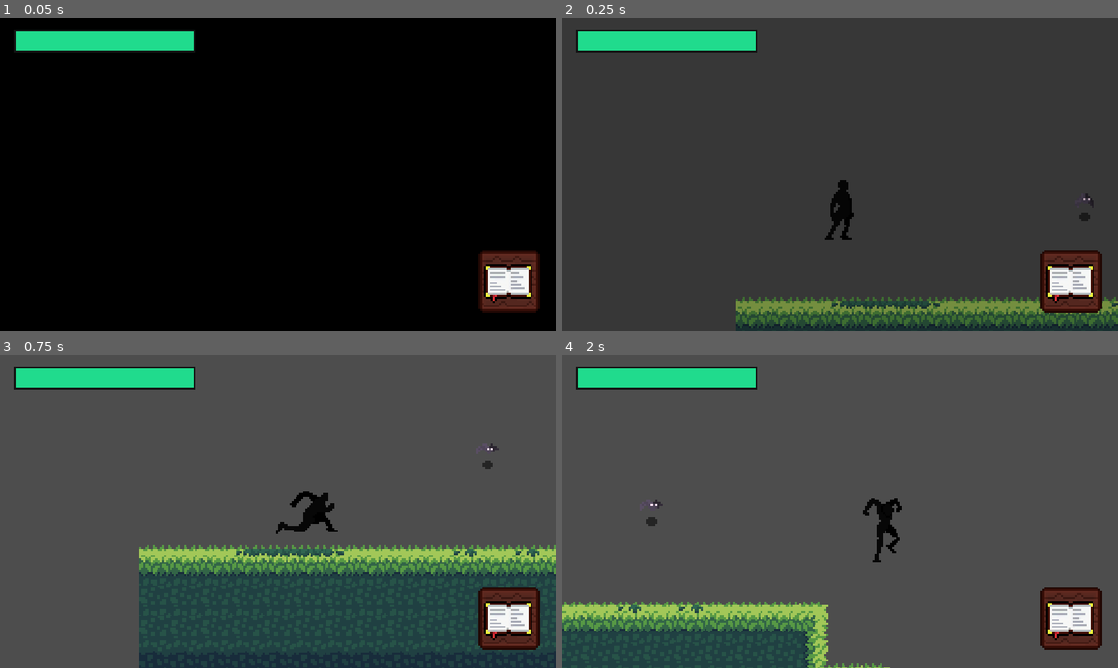
Above: before the commit, frames 1-4 (two rows, left to right).
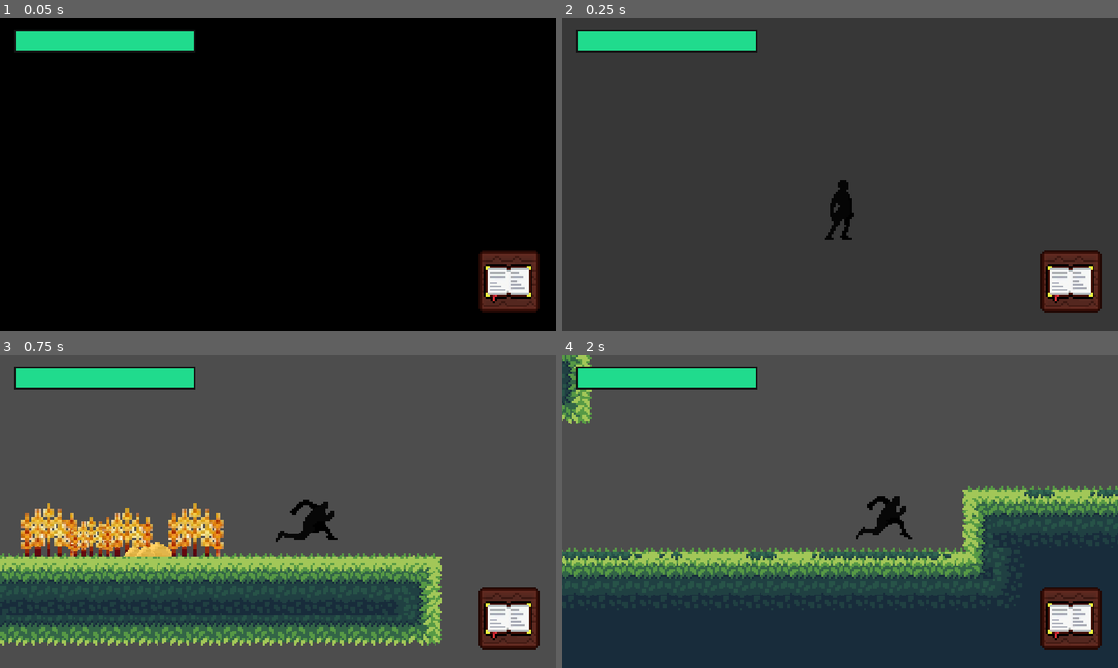
Above: after the commit, the same moments.

Repository: youswiftlmao/sillouette-chef
Game: Godot game, scene res://scenes/game.tscn
The game is run twice, just before and just after one commit, with the same random seed, the same clock (stepped at 60 frames per second) and the same inputs.
Inputs:
- Up to frame 1 (0.05 s): no input
- Up to frame 2 (0.25 s): no input
- Up to frame 3 (0.75 s): tap Enter at 0.5 s; hold D (right) from 0.53 s (still down); tap Alt at 0.6 s
- Up to frame 4 (2 s): keep holding D (right); tap W (jump) at 0.77, 1.52 s; tap Shift at 1.35 s

Frame 1 is identical in both runs. In frame 2, 4.7% of the frame differs, in the area x 31-100%, y 56-100%; in frame 3, 30%; in frame 4, 39%, in the area x 0-100%, y 0-100%.

Commit message:
working on cobat system make the chase system for the enemy added a fade in fade out for chaging level but it caused a bug making everything ignore mouse input i swear logical error pmo almost finished lvl1 lvl design and 1 pick up remaining

Diff:
--- a/scenes/bat.tscn
+++ b/scenes/bat.tscn
@@ -1,6 +1,23 @@
 [gd_scene format=3 uid="uid://bhlpagmp7x882"]
 
+[ext_resource type="Script" uid="uid://bqtmysmd328ym" path="res://scripts/bat.gd" id="1_cnldk"]
 [ext_resource type="Texture2D" uid="uid://cnev2q58hvatw" path="res://assets/Bat.png" id="1_uhqni"]
+
+[sub_resource type="AtlasTexture" id="AtlasTexture_8qtcx"]
+atlas = ExtResource("1_uhqni")
+region = Rect2(0, 64, 16, 16)
+
+[sub_resource type="AtlasTexture" id="AtlasTexture_x4bhu"]
+atlas = ExtResource("1_uhqni")
+region = Rect2(0, 80, 16, 16)
+
+[sub_resource type="AtlasTexture" id="AtlasTexture_k0o7o"]
+atlas = ExtResource("1_uhqni")
+region = Rect2(0, 96, 16, 16)
+
+[sub_resource type="AtlasTexture" id="AtlasTexture_67y1s"]
+atlas = ExtResource("1_uhqni")
+region = Rect2(0, 112, 16, 16)
 
 [sub_resource type="AtlasTexture" id="AtlasTexture_cnldk"]
 atlas = ExtResource("1_uhqni")
@@ -22,8 +39,49 @@
 atlas = ExtResource("1_uhqni")
 region = Rect2(0, 48, 16, 16)
 
+[sub_resource type="AtlasTexture" id="AtlasTexture_p5otw"]
+atlas = ExtResource("1_uhqni")
+region = Rect2(0, 144, 16, 16)
+
+[sub_resource type="AtlasTexture" id="AtlasTexture_vjjhm"]
+atlas = ExtResource("1_uhqni")
+region = Rect2(0, 160, 16, 16)
+
+[sub_resource type="AtlasTexture" id="AtlasTexture_n8eff"]
+atlas = ExtResource("1_uhqni")
+region = Rect2(0, 176, 16, 16)
+
+[sub_resource type="AtlasTexture" id="AtlasTexture_rrah6"]
+atlas = ExtResource("1_uhqni")
+region = Rect2(0, 192, 16, 16)
+
+[sub_resource type="AtlasTexture" id="AtlasTexture_drkvk"]
+atlas = ExtResource("1_uhqni")
+region = Rect2(0, 208, 16, 16)
+
+[sub_resource type="AtlasTexture" id="AtlasTexture_y1j7x"]
+atlas = ExtResource("1_uhqni")
+region = Rect2(0, 224, 16, 16)
+
 [sub_resource type="SpriteFrames" id="SpriteFrames_8qtcx"]
 animations = [{
+"frames": [{
+"duration": 1.0,
+"texture": SubResource("AtlasTexture_8qtcx")
+}, {
+"duration": 1.0,
+"texture": SubResource("AtlasTexture_x4bhu")
+}, {
+"duration": 1.0,
+"texture": SubResource("AtlasTexture_k0o7o")
+}, {
+"duration": 1.0,
+"texture": SubResource("AtlasTexture_67y1s")
+}],
+"loop": false,
+"name": &"atack",
+"speed": 5.0
+}, {
 "frames": [{
 "duration": 1.0,
 "texture": SubResource("AtlasTexture_cnldk")
@@ -43,6 +101,29 @@
 "loop": true,
 "name": &"default",
 "speed": 8.01
+}, {
+"frames": [{
+"duration": 1.0,
+"texture": SubResource("AtlasTexture_p5otw")
+}, {
+"duration": 1.0,
+"texture": SubResource("AtlasTexture_vjjhm")
+}, {
+"duration": 1.0,
+"texture": SubResource("AtlasTexture_n8eff")
+}, {
+"duration": 1.0,
+"texture": SubResource("AtlasTexture_rrah6")
+}, {
+"duration": 1.0,
+"texture": SubResource("AtlasTexture_drkvk")
+}, {
+"duration": 1.0,
+"texture": SubResource("AtlasTexture_y1j7x")
+}],
+"loop": false,
+"name": &"die",
+"speed": 5.0
 }]
 
 [sub_resource type="CircleShape2D" id="CircleShape2D_uhqni"]
@@ -54,11 +135,12 @@
 
 [node name="bat" type="CharacterBody2D" unique_id=1777148116]
 scale = Vector2(1.1029655, 1.1029655)
+script = ExtResource("1_cnldk")
 
-[node name="AnimatedSprite2D" type="AnimatedSprite2D" parent="." unique_id=1393438554]
+[node name="bat" type="AnimatedSprite2D" parent="." unique_id=1393438554]
 sprite_frames = SubResource("SpriteFrames_8qtcx")
 autoplay = "default"
-frame_progress = 0.5717432
+frame_progress = 0.3265112
 
 [node name="detection area" type="Area2D" parent="." unique_id=564653904]
 
@@ -77,3 +159,6 @@
 position = Vector2(0, -2.7199402)
 scale = Vector2(1.3124406, 1.3124406)
 shape = SubResource("CircleShape2D_48wkk")
+
+[connection signal="body_entered" from="detection area" to="." method="_on_detection_area_body_entered"]
+[connection signal="body_exited" from="detection area" to="." method="_on_detection_area_body_exited"]
--- a/scenes/game.tscn
+++ b/scenes/game.tscn
@@ -998,7 +998,7 @@
 script = ExtResource("1_ca42v")
 
 [node name="thechef" parent="." unique_id=241996407 instance=ExtResource("1_uwrxv")]
-position = Vector2(-58, -58)
+position = Vector2(2025, -332)
 
 [node name="TileMap" type="TileMap" parent="." unique_id=2128948057]
 tile_set = SubResource("TileSet_lbhrr")
@@ -1092,6 +1092,7 @@
 libraries/ = SubResource("AnimationLibrary_kvuet")
 
 [node name="wheat" type="TextureButton" parent="pickups" unique_id=609008895]
+z_index = 2
 offset_left = 1985.0
 offset_top = -254.0
 offset_right = 2015.0
--- /dev/null
+++ b/scenes/texture_button.tscn
@@ -0,0 +1,13 @@
+[gd_scene format=3 uid="uid://qcg3ltwyxqkr"]
+
+[ext_resource type="Texture2D" uid="uid://dmhh3luq3ohhe" path="res://assets/inv.png" id="1_pom25"]
+[ext_resource type="Texture2D" uid="uid://b4m41m1q6oghd" path="res://assets/inv open.png" id="2_7k1tt"]
+[ext_resource type="Texture2D" uid="uid://bvhfw81gwrpnx" path="res://assets/DONE.png" id="3_qkt4e"]
+
+[node name="TextureButton" type="TextureButton" unique_id=1909682196]
+offset_right = 40.0
+offset_bottom = 40.0
+scale = Vector2(10.112989, 10.112989)
+texture_normal = ExtResource("1_pom25")
+texture_pressed = ExtResource("2_7k1tt")
+texture_hover = ExtResource("3_qkt4e")
--- a/scenes/transition.tscn
+++ b/scenes/transition.tscn
@@ -66,6 +66,7 @@
 anchor_bottom = 1.0
 grow_horizontal = 2
 grow_vertical = 2
+mouse_filter = 2
 color = Color(0, 0, 0, 1)
 
 [node name="AnimationPlayer" type="AnimationPlayer" parent="." unique_id=1501328998]
--- /dev/null
+++ b/scripts/bat.gd
@@ -0,0 +1,26 @@
+extends CharacterBody2D
+
+var speed = 30
+var playerchase = false
+var player = null
+
+
+
+
+func  _physics_process(delta: float) -> void:
+	if playerchase:
+		position +=(player.position - position)/speed
+
+		if (player.position.x - position.x) < 0:
+			$bat.flip_h = true
+		else:
+			$bat.flip_h = false
+func _on_detection_area_body_entered(body: Node2D) -> void:
+	player = body
+	playerchase = true
+
+
+
+func _on_detection_area_body_exited(body: Node2D) -> void:
+	player = null
+	playerchase = false
Not shown, added: scripts/bat.gd.uid
